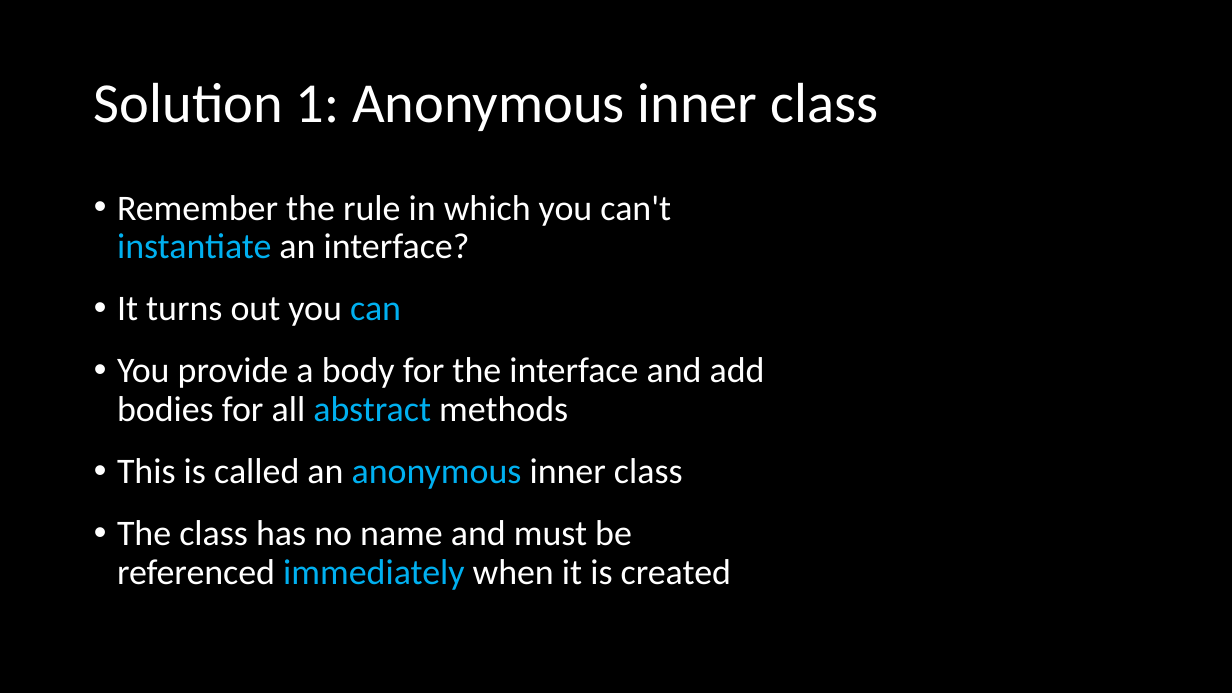
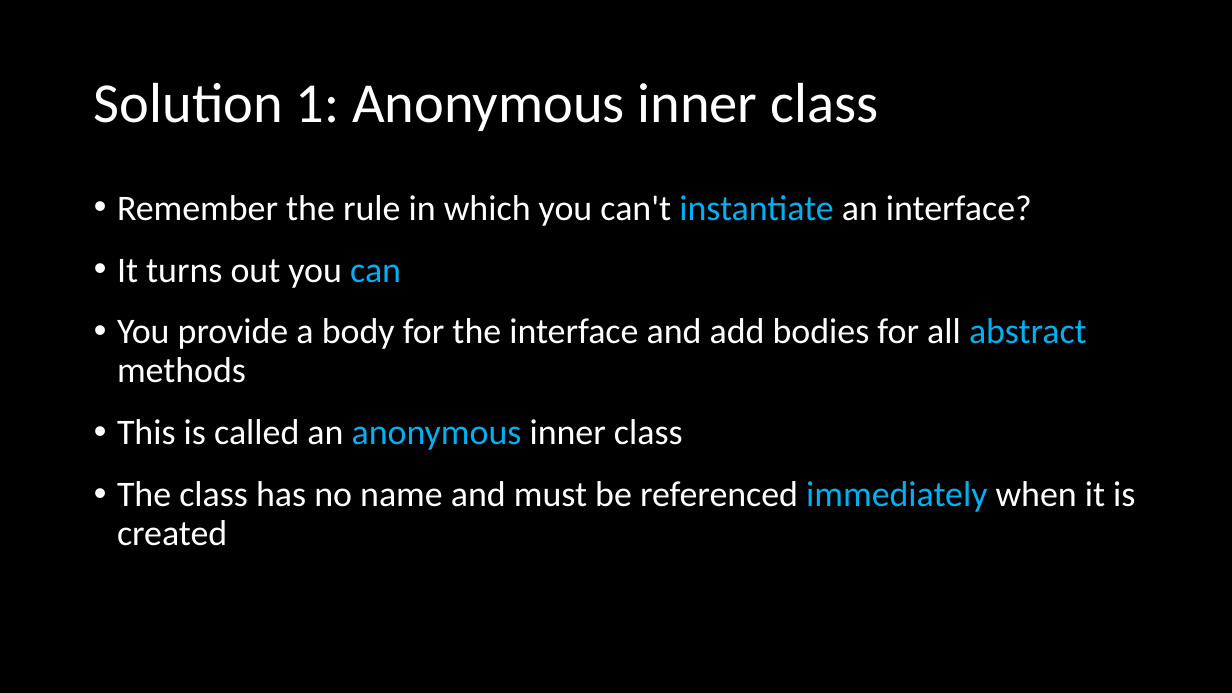
Before and after one commit to ckiefriter1/PT-BESD, a slide deck: slide 16 of Week11/W11.06. Changing Sort Order with Streams.pptx. Drawn at 1232x693 pixels with LibreOffice and Linux fonts; fonts in the diff are those of the drawing. Boxes give left, top, right and bottom in pixels: in the first picture for what was removed or moved away, otherwise in the second. Text is boxed around its words. In the diff, an @@ line names an element or a change of style, - is before the commit and + after.

```diff
--- a/Week11/W11.06. Changing Sort Order with Streams.pptx
+++ b/Week11/W11.06. Changing Sort Order with Streams.pptx
@@ text "Remember the rule in which ..." rewrapped from <box>117,195,765,590</box> to <box>117,195,1135,546</box> @@
```
Also in this commit, not shown: 2 other slides changed, 7 other files.
